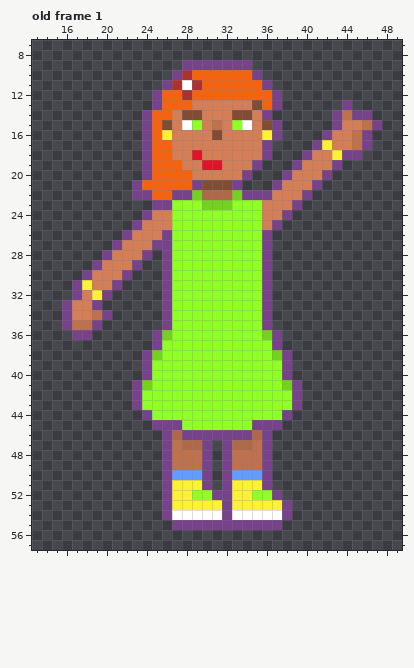
Edited in one commit: pixel-art file (art/characters/Rosie.aseprite). This is how it looked before the edit.
64x64 pixels, 1 frame. Colours within 5 levels of each other are drawn and written as one. Shown: old frame 1: x 13..49, y 7..57. The commit also changed other frames, which this record leaves out.
The same view after the edit:
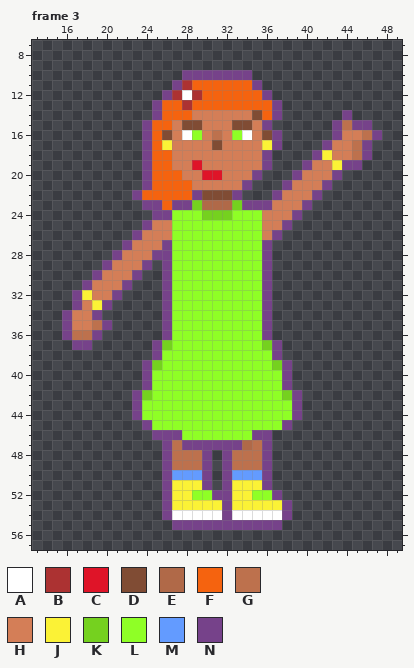
Palette (. is transparent): A #ffffff  B #ac3232  C #df1428  D #804c34  E #b06948  F #f5630f  G #bd714d  H #d47e57  J #fbf236  K #75d11f  L #8fff26  M #639bff  N #76428a
A new or re-ordered frame is compared with the old frame closest to it.
Diff:
frames 1 -> 6
--- frame 3 is new; against old frame 1
@@ x 13..49 @@
  8 .....................................
- 9 ...............NNNNNNN...............
-10 ..............NBFFFFFFN..............
-11 .............NBABFFFFFFN.............
-12 ............NFFBFFFFFFFFN............
-13 ............NFFFHHHHHHDFN......N.....
-14 ...........NFFHDDHHHDDHN......NGNN...
-15 ...........NFDHALHGHLAHDN.....NHHGN..
-16 ...........NFJHHHHDHHHHJN....NHHGN...
-17 ...........NFFHHHHHHHHHN....NJHHGN...
-18 ...........NFFHHCHHHHHHN...NHHJNN....
-19 ...........NFFFHHCCHHHN...NHHHN......
-20 ...........NFFFFHHHHHN...NHHHN.......
-21 ..........NFFFFFNDDDN...NHHHN........
-22 ..........NNFFNNKEEEKNNNHHHN.........
-23 ............NNLLLKKKLLLHHHN..........
-24 ...........NHHLLLLLLLLLHHN...........
-25 ..........NHHHLLLLLLLLLHN............
-26 .........NHHHNLLLLLLLLLN.............
-27 ........NHHHNNLLLLLLLLLN.............
-28 .......NHHHN.NLLLLLLLLLN.............
-29 ......NHHHN..NLLLLLLLLLN.............
-30 .....NHHHN...NLLLLLLLLLN.............
-31 ....NJHHN....NLLLLLLLLLN.............
-32 ....NHJN.....NLLLLLLLLLN.............
-33 ...NHHN......NLLLLLLLLLN.............
-34 ...NHHGN.....NLLLLLLLLLN.............
-35 ...NGGN......NLLLLLLLLLN.............
-36 ....NN......NKLLLLLLLLLKN............
-37 ............NLLLLLLLLLLLN............
-38 ...........NKLLLLLLLLLLLKN...........
-39 ...........NLLLLLLLLLLLLLN...........
+ 9 .....................................
+10 ...............NNNNNNN...............
+11 ..............NBFFFFFFN..............
+12 .............NBABFFFFFFN.............
+13 ............NFFBFFFFFFFFN............
+14 ............NFFFHHHHHHDFN......N.....
+15 ...........NFFHDDHHHDDHN......NGNN...
+16 ...........NFDHALHGHLAHDN.....NHHGN..
+17 ...........NFJHHHHDHHHHJN....NHHGN...
+18 ...........NFFHHHHHHHHHN....NJHHGN...
+19 ...........NFFHHCHHHHHHN...NHHJNN....
+20 ...........NFFFHHCCHHHN...NHHHN......
+21 ...........NFFFFHHHHHN...NHHHN.......
+22 ..........NFFFFFNDDDN...NHHHN........
+23 ...........NNFNNKEEEKNNNHHHN.........
+24 ............NNLLLKKKLLLHHHN..........
+25 ...........NHHLLLLLLLLLHHN...........
+26 ..........NHHHLLLLLLLLLHN............
+27 .........NHHHNLLLLLLLLLN.............
+28 ........NHHHNNLLLLLLLLLN.............
+29 .......NHHHN.NLLLLLLLLLN.............
+30 ......NHHHN..NLLLLLLLLLN.............
+31 .....NHHHN...NLLLLLLLLLN.............
+32 ....NJHHN....NLLLLLLLLLN.............
+33 ....NHJN.....NLLLLLLLLLN.............
+34 ...NHHN......NLLLLLLLLLN.............
+35 ...NHHGN.....NLLLLLLLLLN.............
+36 ...NGGN......NLLLLLLLLLN.............
+37 ....NN......NKLLLLLLLLLKN............
+38 ............NLLLLLLLLLLLN............
+39 ...........NKLLLLLLLLLLLKN...........
 40 ...........NLLLLLLLLLLLLLN...........
-41 ..........NKLLLLLLLLLLLLLKN..........
-42 ..........NLLLLLLLLLLLLLLLN..........
+41 ...........NLLLLLLLLLLLLLN...........
+42 ..........NKLLLLLLLLLLLLLKN..........
 43 ..........NLLLLLLLLLLLLLLLN..........
-44 ...........NLLLLLLLLLLLLLN...........
-45 ............NNNLLLLLLLNNN............
-46 .............NENNNNNNNEN.............
-47 .............NGEEN.NEEGN.............
+44 ..........NLLLLLLLLLLLLLLLN..........
+45 ...........NLLLLLLLLLLLLLN...........
+46 ............NNNLLLLLLLNN.............
+47 .............NGNNNNNNEGN.............
 48 .............NGGGN.NGGGN.............
